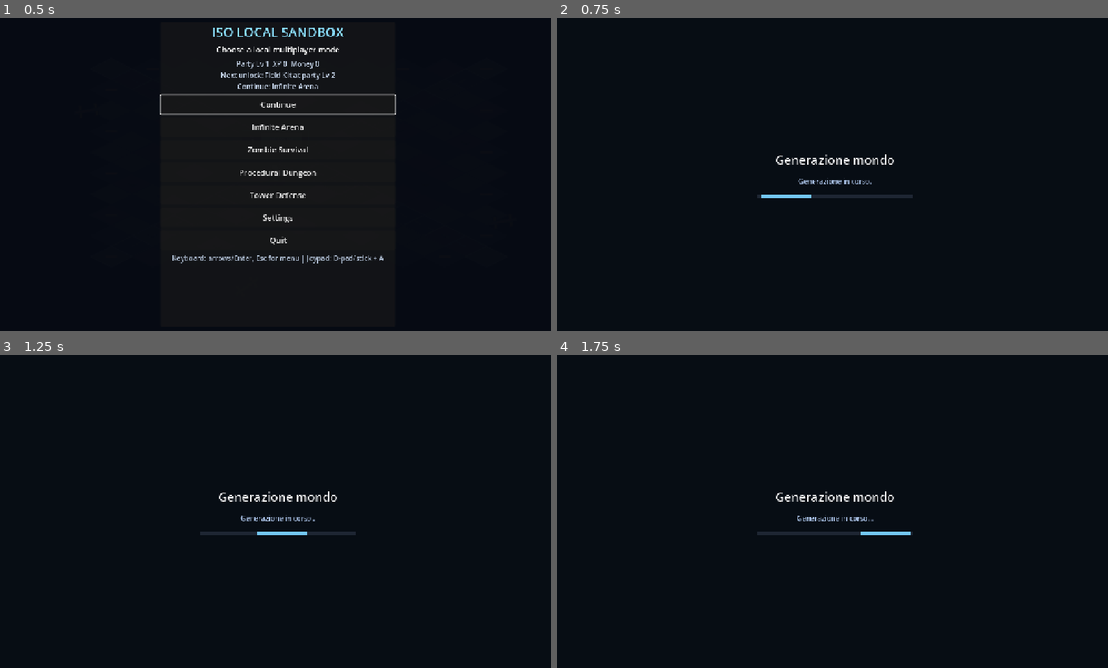
Above: before the commit, frames 1-4 (two rows, left to right).
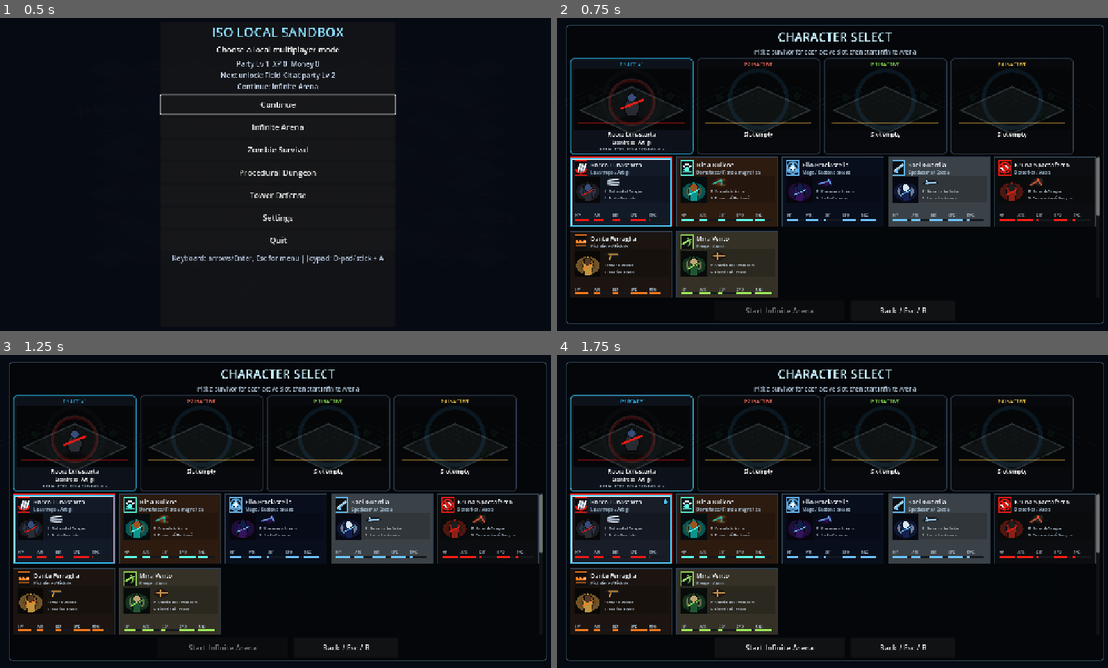
Above: after the commit, the same moments.

Repository: Phos69/GameProject
Game: Godot game, scene res://game/main/main.tscn
Same seed, same stepped clock (60 frames per second), same inputs: the game is played once before the commit and once after it.
Inputs (mouse positions are in pixels of both pictures, inside the frame that each line leads up to):
- Up to frame 1 (0.5 s): no input
- Up to frame 2 (0.75 s): click "Infinite Arena" at 0.5 s
- Up to frame 3 (1.25 s): no input
- Up to frame 4 (1.75 s): click (623, 530) at 1.27 s

Frame 1 is identical in both runs. In frame 2, 19% of the frame differs, in the area x 1-100%, y 2-98%; in frame 3, 19%; in frame 4, 19%.

Commit message:
feat(modes): sistema personaggi condiviso da tutte le modalita
Estrae selezione e applicazione del roster RPG da SurvivalMode a
BaseGameMode (modes/shared): ogni modalita legge character_id /
character_ids_by_slot dal context all'avvio e applica il profilo ai player
presenti e a quelli che entrano dopo. Cosi Infinite Arena, Dungeon e Tower
Defense usano stat, passiva e super del personaggio scelto come Zombie
Survival; senza roster i player tornano al profilo generico.

Nel menu ogni modalita di gioco passa ora dalla Character Select
(pending_mode_id), con titolo e pulsante di avvio adattati alla modalita.

Aggiunge tests/all_modes_character_system_smoke_test.gd e aggiorna
build_runtime_smoke, menu_visual_qa e milestone_rpg_1 al nuovo flusso.

Co-Authored-By: Claude Opus 4.8 <noreply@anthropic.com>

Diff:
--- a/game/debug/build_runtime_smoke.gd
+++ b/game/debug/build_runtime_smoke.gd
@@ -60,11 +60,32 @@
 		"D-pad down moves focus to Infinite Arena"
 	)
 
-	await _press_joypad_button(JOY_BUTTON_A)
+	# Every gameplay mode now routes through Character Select so the shared RPG
+	# character system applies, Infinite Arena included.
+	await _press_joypad_button(JOY_BUTTON_A)
+	await get_tree().process_frame
+	_expect(
+		main_menu.character_select_panel != null
+		and main_menu.character_select_panel.visible,
+		"joypad A opens Character Select for Infinite Arena"
+	)
+	_expect(
+		not main_menu.character_card_buttons.is_empty()
+		and get_viewport().gui_get_focus_owner()
+		== main_menu.character_card_buttons[0],
+		"first character receives focus for Infinite Arena"
+	)
+	await _press_joypad_button(JOY_BUTTON_A)
+	await get_tree().process_frame
+	_expect(
+		not main_menu.character_start_button.disabled,
+		"joypad A assigns a character for Infinite Arena"
+	)
+	await _press_joypad_button(JOY_BUTTON_START)
 	await get_tree().process_frame
 	_expect(
 		game_mode_manager.active_mode_id == GameConstants.MODE_INFINITE_ARENA,
-		"joypad A starts Infinite Arena from the default mode button"
+		"joypad Start launches Infinite Arena with the selected roster"
 	)
 	_expect(survival_mode.is_running, "shared survival runtime starts for Infinite Arena")
 	_expect(not main_menu.is_open(), "menu hides after Infinite Arena starts")
--- a/game/modes/shared/base_game_mode.gd
+++ b/game/modes/shared/base_game_mode.gd
@@ -8,11 +8,19 @@
 @export var mode_id: StringName = &"base"
 
 var is_running: bool = false
+# Roster del run: il personaggio "principale" (slot 1 / single player) e la mappa
+# slot -> personaggio per il co-op locale. Condivisi da ogni modalita cosi il
+# sistema personaggi RPG vale per tutte, non solo per la sopravvivenza.
+var selected_character_id: StringName = &""
+var selected_character_ids_by_slot: Dictionary = {}
+var player_manager: PlayerManager
 
-func start_mode(_context: Dictionary = {}) -> void:
+func start_mode(context: Dictionary = {}) -> void:
 	if is_running:
 		return
 	is_running = true
+	_resolve_player_manager()
+	_apply_character_context(context)
 	mode_started.emit(mode_id)
 
 func stop_mode() -> void:
@@ -23,3 +31,71 @@
 
 func request_boss(reason: StringName) -> void:
 	boss_requested.emit(mode_id, reason)
+
+# Legge il roster dal context di avvio e lo applica ai player gia presenti. I
+# player che entrano dopo (respawn, join in co-op) sono coperti da
+# `_on_player_spawned`.
+func _apply_character_context(context: Dictionary) -> void:
+	selected_character_id = (
+		StringName(context.get("character_id", &""))
+		if context.has("character_id")
+		else &""
+	)
+	selected_character_ids_by_slot = _parse_character_ids_by_slot(
+		context.get("character_ids_by_slot", {})
+	)
+	_apply_character_to_active_players()
+
+func _resolve_player_manager() -> void:
+	if player_manager == null:
+		player_manager = get_tree().get_first_node_in_group(
+			"player_manager"
+		) as PlayerManager
+	if player_manager == null:
+		return
+	var spawn_callback := Callable(self, "_on_player_spawned")
+	if not player_manager.player_spawned.is_connected(spawn_callback):
+		player_manager.player_spawned.connect(spawn_callback)
+
+func _apply_character_to_active_players() -> void:
+	for player in PlayerQuery.all(get_tree()):
+		_apply_character_to_player(player)
+
+func _apply_character_to_player(player: Node) -> void:
+	if player == null:
+		return
+	var character_id := _get_character_id_for_player(player)
+	if character_id.is_empty():
+		if player.has_method("clear_rpg_character"):
+			player.clear_rpg_character()
+		return
+	if player.has_method("apply_rpg_character"):
+		player.apply_rpg_character(character_id)
+
+func _on_player_spawned(_player_slot: int, player: Node) -> void:
+	if is_running:
+		_apply_character_to_player(player)
+
+func _parse_character_ids_by_slot(raw_value: Variant) -> Dictionary:
+	var result: Dictionary = {}
+	if not raw_value is Dictionary:
+		return result
+	var raw_dictionary := raw_value as Dictionary
+	for raw_key in raw_dictionary.keys():
+		var player_slot := int(str(raw_key))
+		if player_slot < 1 or player_slot > 4:
+			continue
+		var character_id := StringName(raw_dictionary[raw_key])
+		if character_id.is_empty():
+			continue
+		result[player_slot] = character_id
+	return result
+
+func _get_character_id_for_player(player: Node) -> StringName:
+	var player_slot := int(player.get("player_slot"))
+	var slot_character_id := StringName(
+		selected_character_ids_by_slot.get(player_slot, &"")
+	)
+	if not slot_character_id.is_empty():
+		return slot_character_id
+	return selected_character_id
--- a/game/modes/survival/survival_mode.gd
+++ b/game/modes/survival/survival_mode.gd
@@ -13,9 +13,6 @@
 var market_controller: SurvivalMarketController
 var arena_manager: SurvivalArenaManager
 var zombie_mode_controller
-var player_manager: PlayerManager
-var selected_character_id: StringName = &""
-var selected_character_ids_by_slot: Dictionary = {}
 
 func _ready() -> void:
 	mode_id = GameConstants.MODE_SURVIVAL
@@ -45,22 +42,14 @@
 func start_mode(context: Dictionary = {}) -> void:
 	if is_running:
 		return
+	# BaseGameMode applica il roster personaggi (selected_character_id /
+	# selected_character_ids_by_slot) ai player gia presenti durante super.start_mode.
 	super.start_mode(context)
 	_resolve_wave_manager()
 	_resolve_ammo_director()
 	_resolve_market_controller()
 	_resolve_arena_manager()
 	_resolve_zombie_mode_controller()
-	_resolve_player_manager()
-	selected_character_id = (
-		StringName(context.get("character_id", &""))
-		if context.has("character_id")
-		else &""
-	)
-	selected_character_ids_by_slot = _parse_character_ids_by_slot(
-		context.get("character_ids_by_slot", {})
-	)
-	_apply_character_to_active_players()
 	if arena_manager != null:
 		var arena_id := StringName(
 			context.get("arena_id", arena_manager.default_arena_id)
@@ -150,57 +139,3 @@
 		zombie_mode_controller = get_tree().get_first_node_in_group(
 			"zombie_mode_controller"
 		)
-
-func _resolve_player_manager() -> void:
-	if player_manager == null:
-		player_manager = get_tree().get_first_node_in_group(
-			"player_manager"
-		) as PlayerManager
-	if player_manager == null:
-		return
-	var spawn_callback := Callable(self, "_on_player_spawned")
-	if not player_manager.player_spawned.is_connected(spawn_callback):
-		player_manager.player_spawned.connect(spawn_callback)
-
-func _apply_character_to_active_players() -> void:
-	for player in PlayerQuery.all(get_tree()):
-		_apply_character_to_player(player)
-
-func _apply_character_to_player(player: Node) -> void:
-	if player == null:
-		return
-	var character_id := _get_character_id_for_player(player)
-	if character_id.is_empty():
-		if player.has_method("clear_rpg_character"):
-			player.clear_rpg_character()
-		return
-	if player.has_method("apply_rpg_character"):
-		player.apply_rpg_character(character_id)
-
-func _on_player_spawned(_player_slot: int, player: Node) -> void:
-	if is_running:
-		_apply_character_to_player(player)
-
-func _parse_character_ids_by_slot(raw_value: Variant) -> Dictionary:
-	var result: Dictionary = {}
-	if not raw_value is Dictionary:
-		return result
-	var raw_dictionary := raw_value as Dictionary
-	for raw_key in raw_dictionary.keys():
-		var player_slot := int(str(raw_key))
-		if player_slot < 1 or player_slot > 4:
-			continue
-		var character_id := StringName(raw_dictionary[raw_key])
-		if character_id.is_empty():
-			continue
-		result[player_slot] = character_id
-	return result
-
-func _get_character_id_for_player(player: Node) -> StringName:
-	var player_slot := int(player.get("player_slot"))
-	var slot_character_id := StringName(
-		selected_character_ids_by_slot.get(player_slot, &"")
-	)
-	if not slot_character_id.is_empty():
-		return slot_character_id
-	return selected_character_id
--- a/game/ui/main_menu.gd
+++ b/game/ui/main_menu.gd
@@ -53,6 +53,11 @@
 # Slot driven by keyboard/mouse/pad-0. Stays at player one in local co-op.
 var current_character_slot: int = 1
 var focused_character_id: StringName = &""
+# Modalita per cui la schermata di selezione personaggio e aperta: il roster
+# scelto avvia questa modalita, cosi il sistema personaggi vale per tutte e non
+# solo per la sopravvivenza.
+var pending_mode_id: StringName = GameConstants.MODE_SURVIVAL
+var character_select_subtitle: Label
 
 var game_mode_manager: GameModeManager
 var save_manager: SaveManager
@@ -80,7 +85,7 @@
 	# Any active player can launch once everyone is ready.
 	if _is_character_start_event(event):
 		if _all_active_character_slots_selected():
-			_start_survival_with_selected_characters()
+			_start_selected_mode_with_characters()
 		else:
 			_refresh_character_selection_ui()
 		get_viewport().set_input_as_handled()
@@ -342,11 +347,12 @@
 	content.add_child(title)
 
 	var subtitle := Label.new()
-	subtitle.text = "Pick a survivor for each active slot, then start the zombie run"
+	subtitle.text = "Pick a survivor for each active slot, then start the run"
 	subtitle.horizontal_alignment = HORIZONTAL_ALIGNMENT_CENTER
 	subtitle.add_theme_font_size_override("font_size", 13)
 	subtitle.modulate = Color(0.72, 0.80, 0.88, 1.0)
 	content.add_child(subtitle)
+	character_select_subtitle = subtitle
 
 	character_profiles = RpgCharacterRegistry.get_character_profiles()
 	character_profile_by_id.clear()
@@ -420,7 +426,7 @@
 	character_start_button.custom_minimum_size = Vector2(300.0, 46.0)
 	character_start_button.add_theme_font_size_override("font_size", 17)
 	character_start_button.disabled = true
-	character_start_button.pressed.connect(_start_survival_with_selected_characters)
+	character_start_button.pressed.connect(_start_selected_mode_with_characters)
 	character_start_button.focus_entered.connect(_play_focus)
 	action_row.add_child(character_start_button)
 
@@ -609,16 +615,23 @@
 		if save_manager != null
 		else GameConstants.MODE_INFINITE_ARENA
 	)
-	if mode_id == GameConstants.MODE_SURVIVAL:
-		_open_character_select()
+	_select_mode(mode_id)
+
+func _select_mode(mode_id: StringName) -> void:
+	# Ogni modalita di gioco passa dalla selezione personaggio cosi il roster
+	# scelto viene applicato ai player. Le modalita non di gioco partono dirette.
+	if _is_gameplay_mode(mode_id):
+		_open_character_select(mode_id)
 	else:
 		start_selected_mode(mode_id)
 
-func _select_mode(mode_id: StringName) -> void:
-	if mode_id == GameConstants.MODE_SURVIVAL:
-		_open_character_select()
-	else:
-		start_selected_mode(mode_id)
+func _is_gameplay_mode(mode_id: StringName) -> bool:
+	return mode_id in [
+		GameConstants.MODE_INFINITE_ARENA,
+		GameConstants.MODE_SURVIVAL,
+		GameConstants.MODE_DUNGEON,
+		GameConstants.MODE_TOWER_DEFENSE
+	]
 
 func _quit_game() -> void:
 	_play_confirm()
@@ -708,11 +721,15 @@
 		str(profile.get("difficulty", "Media"))
 	]
 
-func _open_character_select() -> void:
+func _open_character_select(
+	mode_id: StringName = GameConstants.MODE_SURVIVAL
+) -> void:
+	pending_mode_id = mode_id
 	_resolve_managers()
 	primary_panel.hide()
 	if settings_panel != null:
 		settings_panel.close(false)
+	_refresh_character_select_mode_labels()
 	_ensure_current_character_slot()
 	if focused_character_id.is_empty() and not character_profiles.is_empty():
 		focused_character_id = StringName(character_profiles[0].get("id", &""))
@@ -734,10 +751,21 @@
 	if grab_focus and first_mode_button != null:
 		first_mode_button.grab_focus()
 
+# Allinea testo del pulsante di avvio e sottotitolo alla modalita scelta, cosi la
+# stessa schermata serve tutte le modalita.
+func _refresh_character_select_mode_labels() -> void:
+	var mode_label := _mode_label(pending_mode_id)
+	if character_start_button != null:
+		character_start_button.text = "Start %s" % mode_label
+	if character_select_subtitle != null:
+		character_select_subtitle.text = (
+			"Pick a survivor for each active slot, then start %s" % mode_label
+		)
+
 func _select_survival_character(character_id: StringName) -> void:
 	for player_slot in _get_active_character_slots():
 		character_selection_by_slot[player_slot] = character_id
-	_start_survival_with_selected_characters()
+	_start_selected_mode_with_characters()
 
 func _assign_character_to_current_slot(character_id: StringName) -> void:
 	_assign_character_to_slot(current_character_slot, character_id)
@@ -799,21 +827,21 @@
 		return &""
 	return StringName(character_profiles[index].get("id", &""))
 
-func _start_survival_with_selected_characters() -> void:
+func _start_selected_mode_with_characters() -> void:
 	_resolve_managers()
 	if game_mode_manager == null:
 		return
-	if not game_mode_manager.has_mode(GameConstants.MODE_SURVIVAL):
+	if not game_mode_manager.has_mode(pending_mode_id):
 		return
 	if not _all_active_character_slots_selected():
 		_refresh_character_selection_ui()
 		return
 	_play_confirm()
-	var context := _build_survival_character_context()
-	if game_mode_manager.set_mode(GameConstants.MODE_SURVIVAL, context):
-		mode_selected.emit(GameConstants.MODE_SURVIVAL)
-
-func _build_survival_character_context() -> Dictionary:
+	var context := _build_character_context()
+	if game_mode_manager.set_mode(pending_mode_id, context):
+		mode_selected.emit(pending_mode_id)
+
+func _build_character_context() -> Dictionary:
 	var by_slot: Dictionary = {}
 	var active_slots := _get_active_character_slots()
 	for player_slot in active_slots:
--- /dev/null
+++ b/tests/all_modes_character_system_smoke_test.gd
@@ -0,0 +1,139 @@
+extends SceneTree
+
+# Verifica che il sistema personaggi RPG sia condiviso da tutte le modalita di
+# gioco e non solo da Zombie Survival. La logica di applicazione vive ora in
+# BaseGameMode (modes/shared), quindi avviando Dungeon o Tower Defense con un
+# personaggio nel context, il player riceve stat/super/passiva di quel
+# personaggio. Avviando senza personaggio, il player viene riportato al profilo
+# generico (clear).
+#
+# Survival e Infinite Arena (che delega a Survival) sono coperti da
+# milestone_rpg_1_character_select_smoke_test e build_runtime_smoke.
+
+var failures: PackedStringArray = []
+
+func _initialize() -> void:
+	call_deferred("_run")
+
+func _run() -> void:
+	var main_scene := load("res://game/main/main.tscn") as PackedScene
+	_expect(main_scene != null, "main scene can be loaded")
+	if main_scene == null:
+		_finish()
+		return
+
+	var main := main_scene.instantiate()
+	root.add_child(main)
+	current_scene = main
+	await process_frame
+	await process_frame
+	await physics_frame
+
+	var game_mode_manager := get_first_node_in_group(
+		"game_mode_manager"
+	) as GameModeManager
+	var player_manager := get_first_node_in_group("player_manager") as PlayerManager
+	_expect(game_mode_manager != null, "game mode manager is available")
+	_expect(player_manager != null, "player manager is available")
+	if game_mode_manager == null or player_manager == null:
+		_finish()
+		return
+
+	# Dungeon applica il personaggio scelto come Zombie Survival.
+	await _verify_mode_applies_character(
+		game_mode_manager,
+		player_manager,
+		GameConstants.MODE_DUNGEON,
+		&"berserker",
+		{"character_id": &"berserker", "seed": 4242, "room_count": 6}
+	)
+
+	# Tower Defense applica il personaggio scelto come Zombie Survival.
+	await _verify_mode_applies_character(
+		game_mode_manager,
+		player_manager,
+		GameConstants.MODE_TOWER_DEFENSE,
+		&"mago",
+		{"character_id": &"mago", "initial_delay": 0.0, "starting_credits": 75}
+	)
+
+	# Avvio senza personaggio: il player torna generico (nessun personaggio).
+	await _verify_mode_clears_character(
+		game_mode_manager,
+		player_manager,
+		GameConstants.MODE_DUNGEON,
+		{"seed": 4242, "room_count": 6}
+	)
+
+	game_mode_manager.set_mode(GameConstants.MODE_MENU)
+	await process_frame
+	_finish()
+
+func _verify_mode_applies_character(
+	game_mode_manager: GameModeManager,
+	player_manager: PlayerManager,
+	mode_id: StringName,
+	character_id: StringName,
+	context: Dictionary
+) -> void:
+	var started := game_mode_manager.set_mode(mode_id, context)
+	_expect(started, "%s starts from a character context" % String(mode_id))
+	await process_frame
+	await physics_frame
+	var rpg := _player_rpg_component(player_manager)
+	_expect(rpg != null, "%s keeps player one with an RPG component" % String(mode_id))
+	if rpg == null:
+		return
+	_expect(
+		rpg.has_character(),
+		"%s applies a character to the player" % String(mode_id)
+	)
+	_expect(
+		rpg.character_id == character_id,
+		"%s applies the selected character (%s)" % [
+			String(mode_id),
+			String(character_id)
+		]
+	)
+
+func _verify_mode_clears_character(
+	game_mode_manager: GameModeManager,
+	player_manager: PlayerManager,
+	mode_id: StringName,
+	context: Dictionary
+) -> void:
+	var started := game_mode_manager.set_mode(mode_id, context)
+	_expect(started, "%s restarts without a character context" % String(mode_id))
+	await process_frame
+	await physics_frame
+	var rpg := _player_rpg_component(player_manager)
+	_expect(rpg != null, "%s keeps player one with an RPG component" % String(mode_id))
+	if rpg == null:
+		return
+	_expect(
+		not rpg.has_character(),
+		"%s without a roster falls back to the generic survivor" % String(mode_id)
+	)
+
+func _player_rpg_component(player_manager: PlayerManager) -> RpgPlayerComponent:
+	var player_one := player_manager.players.get(1) as PlayerController
+	if player_one == null:
+		return null
+	return player_one.get_node_or_null("RpgPlayerComponent") as RpgPlayerComponent
+
+func _expect(condition: bool, message: String) -> void:
+	if condition:
+		print("PASS: ", message)
+		return
+	failures.append(message)
+	push_error("FAIL: " + message)
+
+func _finish() -> void:
+	if failures.is_empty():
+		print("ALL_MODES_CHARACTER_SYSTEM_SMOKE_TEST: PASS")
+		quit(0)
+		return
+	print(
+		"ALL_MODES_CHARACTER_SYSTEM_SMOKE_TEST: FAIL (%d)" % failures.size()
+	)
+	quit(1)
--- a/tests/menu_visual_qa.gd
+++ b/tests/menu_visual_qa.gd
@@ -51,11 +51,26 @@
 		"joypad focus screenshot is captured"
 	)
 
+	# Every gameplay mode opens character select first so the RPG character system
+	# applies to all of them, Infinite Arena included.
+	await _press_joypad_button(JOY_BUTTON_A)
+	await process_frame
+	_expect(
+		main_menu.character_select_panel.visible,
+		"simulated joypad A opens character select for Infinite Arena"
+	)
+	await _press_joypad_button(JOY_BUTTON_A)
+	_expect(
+		not main_menu.character_start_button.disabled,
+		"simulated joypad A assigns a character for Infinite Arena"
+	)
+	main_menu.character_start_button.grab_focus()
+	await process_frame
 	await _press_joypad_button(JOY_BUTTON_A)
 	await process_frame
 	_expect(
 		game_mode_manager.active_mode_id == GameConstants.MODE_INFINITE_ARENA,
-		"simulated joypad A starts Infinite Arena"
+		"simulated joypad A starts Infinite Arena with the selected character"
 	)
 	_expect(
 		await _capture("infinite_arena_started.png"),
--- a/tests/milestone_rpg_1_character_select_smoke_test.gd
+++ b/tests/milestone_rpg_1_character_select_smoke_test.gd
@@ -100,7 +100,7 @@
 		StringName(main_menu.character_selection_by_slot.get(2, &"")) == &"berserker",
 		"player two slot stores Berserker"
 	)
-	main_menu._start_survival_with_selected_characters()
+	main_menu._start_selected_mode_with_characters()
 	await process_frame
 	await process_frame
 	_expect(
Not shown, changed: ARCHITECTURE.md
Not shown, changed: CHANGELOG.md
Not shown, changed: GAME_DESIGN.md
